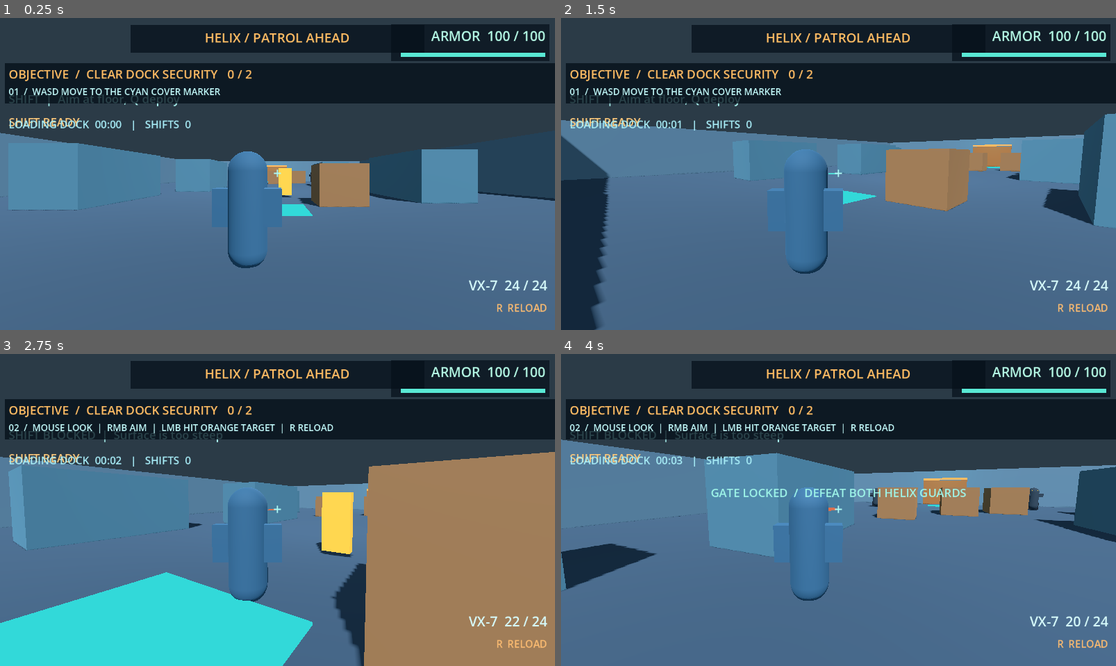
Above: before the commit, frames 1-4 (two rows, left to right).
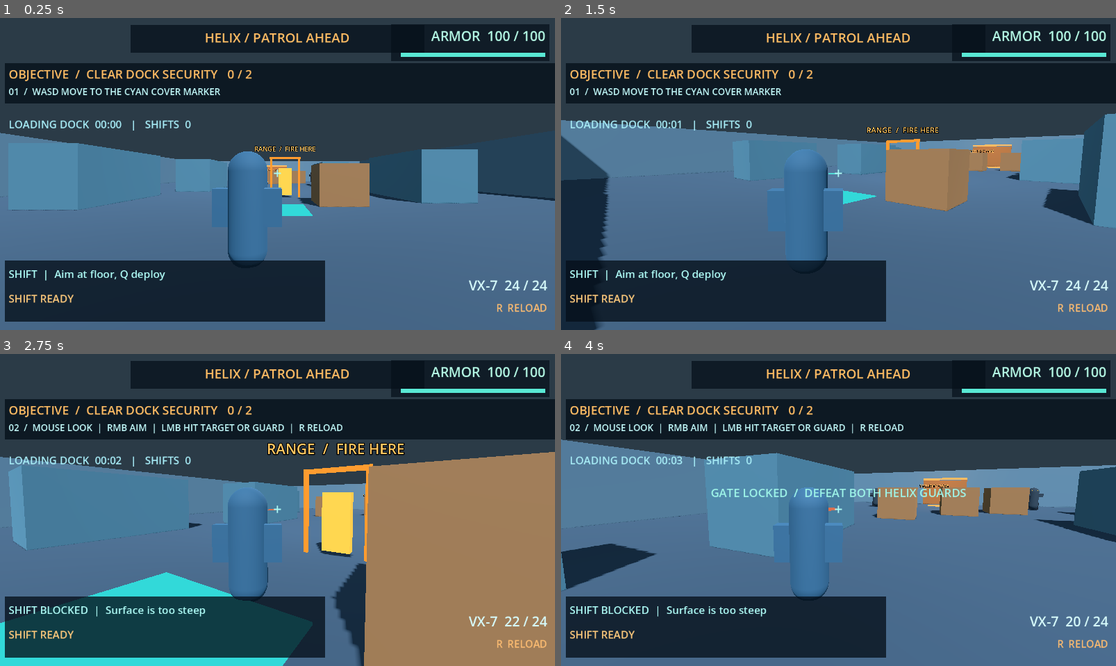
Above: after the commit, the same moments.

Repository: mishraaditya595/swapshot
Game: Godot game, scene res://scenes/main.tscn
Two runs of this game, one before a commit and one after it. Both use one fixed random seed, a clock stepped at 60 frames per second and the inputs below.
Inputs (mouse positions are in pixels of both pictures, inside the frame that each line leads up to):
- Up to frame 1 (0.25 s): no input
- Up to frame 2 (1.5 s): tap Enter at 0.5 s; move the mouse to (960, 158) at 0.52 s; press the mouse at (960, 158) at 0.53 s; hold D (move_right) 0.53-1.28 s; move the mouse to (810, 174) at 1.27 s; release the mouse at (810, 174) at 1.28 s; hold W (move_forward) from 1.28 s (still down); right-click (810, 174) at 1.35 s
- Up to frame 3 (2.75 s): keep holding W (move_forward); click (249, 510) at 1.55 s; move the mouse to (288, 503) at 2.02 s; hold Q (deploy_anchor) from 2.03 s (still down); click (288, 503) at 2.3 s
- Up to frame 4 (4 s): keep holding W (move_forward); move the mouse to (832, 516) at 2.77 s; release Q (deploy_anchor) at 2.78 s; click (832, 516) at 2.85 s; move the mouse to (877, 513) at 3.52 s; hold E (interact) from 3.53 s (still down); click (877, 513) at 3.8 s

The runs differ from the first frame. In frame 1, 12% of the frame differs, in the area x 0-59%, y 24-98%; in frame 2, 12%; in frame 3, 13%, in the area x 0-73%, y 22-98%; in frame 4, 12%.

Commit message:
MS-08: accept guard hits in onboarding and separate dock HUD wayfinding

Diff:
--- a/scenes/levels/loading_dock.tscn
+++ b/scenes/levels/loading_dock.tscn
@@ -29,6 +29,13 @@
 emission = Color(0.14, 0.56, 0.64, 1)
 emission_energy_multiplier = 0.9
 
+[sub_resource type="StandardMaterial3D" id="PracticeAmber"]
+shading_mode = 0
+albedo_color = Color(1.0, 0.61, 0.19, 1)
+emission_enabled = true
+emission = Color(0.95, 0.42, 0.07, 1)
+emission_energy_multiplier = 1.4
+
 [sub_resource type="StandardMaterial3D" id="AmberDoor"]
 albedo_color = Color(0.49, 0.29, 0.15, 1)
 roughness = 0.74
@@ -53,6 +60,14 @@
 
 [sub_resource type="BoxShape3D" id="WallLongCollider"]
 size = Vector3(44, 4.2, 0.7)
+
+[sub_resource type="BoxMesh" id="TargetFrameBar"]
+size = Vector3(2.0, 0.14, 0.1)
+material = SubResource("PracticeAmber")
+
+[sub_resource type="BoxMesh" id="TargetFrameSide"]
+size = Vector3(0.14, 2.65, 0.1)
+material = SubResource("PracticeAmber")
 
 [sub_resource type="BoxMesh" id="GuideMesh"]
 size = Vector3(3.5, 0.035, 2.5)
@@ -89,7 +104,7 @@
 
 [node name="GateFillLight" type="OmniLight3D" parent="."]
 position = Vector3(0, 3.7, -18.7)
-light_color = Color(0.3, 0.93, 0.94, 1)
+light_color = Color(1, 0.74, 0.39, 1)
 light_energy = 0.6
 omni_range = 10.0
 shadow_enabled = false
@@ -189,6 +204,14 @@
 position = Vector3(0, 3.16, -21.25)
 mesh = SubResource("BeaconMesh")
 cast_shadow = 0
+
+[node name="GateStatus" type="Label3D" parent="."]
+position = Vector3(0, 2.3, -21.15)
+billboard = 1
+pixel_size = 0.008
+font_size = 60
+modulate = Color(1, 0.74, 0.39, 1)
+text = "SECURITY CORE  /  LOCKED"
 
 [node name="ExitPoint" type="Marker3D" parent="."]
 position = Vector3(0, 1.1, -18.7)
@@ -206,6 +229,29 @@
 
 [node name="PracticeTarget" parent="." instance=ExtResource("3_target")]
 position = Vector3(1.0, 1.0, 7)
+
+[node name="PracticeFrameTop" type="MeshInstance3D" parent="."]
+position = Vector3(1.0, 2.55, 7.27)
+mesh = SubResource("TargetFrameBar")
+cast_shadow = 0
+
+[node name="PracticeFrameLeft" type="MeshInstance3D" parent="."]
+position = Vector3(0.09, 1.3, 7.27)
+mesh = SubResource("TargetFrameSide")
+cast_shadow = 0
+
+[node name="PracticeFrameRight" type="MeshInstance3D" parent="."]
+position = Vector3(1.91, 1.3, 7.27)
+mesh = SubResource("TargetFrameSide")
+cast_shadow = 0
+
+[node name="RangeStatus" type="Label3D" parent="."]
+position = Vector3(1.0, 3.16, 7.26)
+billboard = 1
+pixel_size = 0.008
+font_size = 52
+modulate = Color(1, 0.78, 0.38, 1)
+text = "RANGE  /  FIRE HERE"
 
 [node name="GuardWest" parent="." instance=ExtResource("4_guard")]
 position = Vector3(-7.0, 1.03, -15.0)
--- a/scripts/ms08_loading_dock.gd
+++ b/scripts/ms08_loading_dock.gd
@@ -20,6 +20,13 @@
 @onready var route_zone: Area3D = $RouteZone
 @onready var exit_point: Marker3D = $ExitPoint
 @onready var exit_beacon: MeshInstance3D = $GateBeacon
+@onready var exit_guide: MeshInstance3D = $ExitGuide
+@onready var gate_door: MeshInstance3D = $GateDoor
+@onready var gate_light: OmniLight3D = $GateFillLight
+@onready var gate_status: Label3D = $GateStatus
+@onready var shift_hud: CanvasLayer = $Player/ShiftAbility/ShiftHUD
+@onready var shift_status: Label = $Player/ShiftAbility/ShiftHUD/Status
+@onready var shift_timer: Label = $Player/ShiftAbility/ShiftHUD/Timer
 @onready var hint: Label = $DockHUD/Hint
 @onready var objective: Label = $DockHUD/Objective
 @onready var clock: Label = $DockHUD/Clock
@@ -49,12 +56,13 @@
     for path: NodePath in [NodePath("GuardWest"), NodePath("GuardEast")]:
         var guard: Node = get_node(path)
         _guards.append(guard)
+        guard.connect("damaged", _on_damageable_hit)
         guard.connect("destroyed", _on_guard_destroyed.bind(guard))
         guard.connect("state_changed", _on_guard_state_changed)
         guard.connect("windup_started", _on_guard_windup)
         guard.connect("echo_distracted", _on_echo_distracted)
         guard.connect("echo_released", _refresh_threat)
-    practice_target.connect("damaged", _on_target_damaged)
+    practice_target.connect("damaged", _on_damageable_hit)
     route_zone.body_entered.connect(_on_route_entered)
     ability.connect("anchor_placed", _on_anchor_placed)
     ability.connect("shifted", _on_shifted)
@@ -64,6 +72,7 @@
     replay_button.pressed.connect(request_replay)
     outcome.visible = false
     feedback.text = ""
+    _configure_shift_hud()
     _set_gate_color(AMBER)
     _set_hint()
     _update_objective()
@@ -89,7 +98,9 @@
     _advance_training()
 
 
-func _on_target_damaged(_health: float) -> void:
+# The rifle lesson accepts either the marked practice target or a real guard.
+# Guard hits may come after the player has already tried Q and SHIFT.
+func _on_damageable_hit(_health: float) -> void:
     if phase != Phase.ACTIVE:
         return
     _target_hit = true
@@ -144,6 +155,33 @@
             _show_feedback("GOOD FLANK  /  THE ECHO DRAWS GUARD ATTENTION")
 
 
+# Keep the generic SHIFT HUD unchanged for the older firefight scenes.
+# Loading Dock owns a bottom-left space for its SHIFT status and timer.
+func _configure_shift_hud() -> void:
+    var backdrop := ColorRect.new()
+    backdrop.name = "DockShiftBackdrop"
+    backdrop.mouse_filter = Control.MOUSE_FILTER_IGNORE
+    backdrop.color = Color(0.02, 0.06, 0.10, 0.78)
+    shift_hud.add_child(backdrop)
+    shift_hud.move_child(backdrop, 0)
+    backdrop.anchor_top = 1.0
+    backdrop.anchor_bottom = 1.0
+    backdrop.offset_left = 10.0
+    backdrop.offset_right = 675.0
+    backdrop.offset_top = -145.0
+    backdrop.offset_bottom = -18.0
+    for label: Label in [shift_status, shift_timer]:
+        label.anchor_top = 1.0
+        label.anchor_bottom = 1.0
+        label.offset_left = 18.0
+        label.offset_right = 660.0
+        label.add_theme_font_size_override("font_size", 22)
+    shift_status.offset_top = -132.0
+    shift_status.offset_bottom = -87.0
+    shift_timer.offset_top = -81.0
+    shift_timer.offset_bottom = -35.0
+
+
 func _set_hint() -> void:
     if phase != Phase.ACTIVE:
         return
@@ -151,7 +189,7 @@
         Step.MOVE:
             hint.text = "01  /  WASD MOVE TO THE CYAN COVER MARKER"
         Step.RIFLE:
-            hint.text = "02  /  MOUSE LOOK  |  RMB AIM  |  LMB HIT ORANGE TARGET  |  R RELOAD"
+            hint.text = "02  /  MOUSE LOOK  |  RMB AIM  |  LMB HIT TARGET OR GUARD  |  R RELOAD"
         Step.ANCHOR:
             hint.text = "03  /  AIM AT CLEAR FLOOR  |  Q PLACE ANCHOR (CYAN = SAFE)"
         Step.SHIFT:
@@ -204,6 +242,15 @@
     material.emission = tint
     material.emission_energy_multiplier = 1.4
     exit_beacon.material_override = material
+    exit_guide.material_override = material
+    gate_light.light_color = tint
+    gate_status.modulate = tint
+    gate_status.text = (
+        "SECURITY CORE  /  PRESS E" if is_gate_unlocked
+        else "SECURITY CORE  /  LOCKED"
+    )
+    if is_gate_unlocked:
+        gate_door.material_override = material
 
 
 func _update_objective() -> void:
Not shown: 1 places in scenes/levels/loading_dock.tscn that only renumber resources
